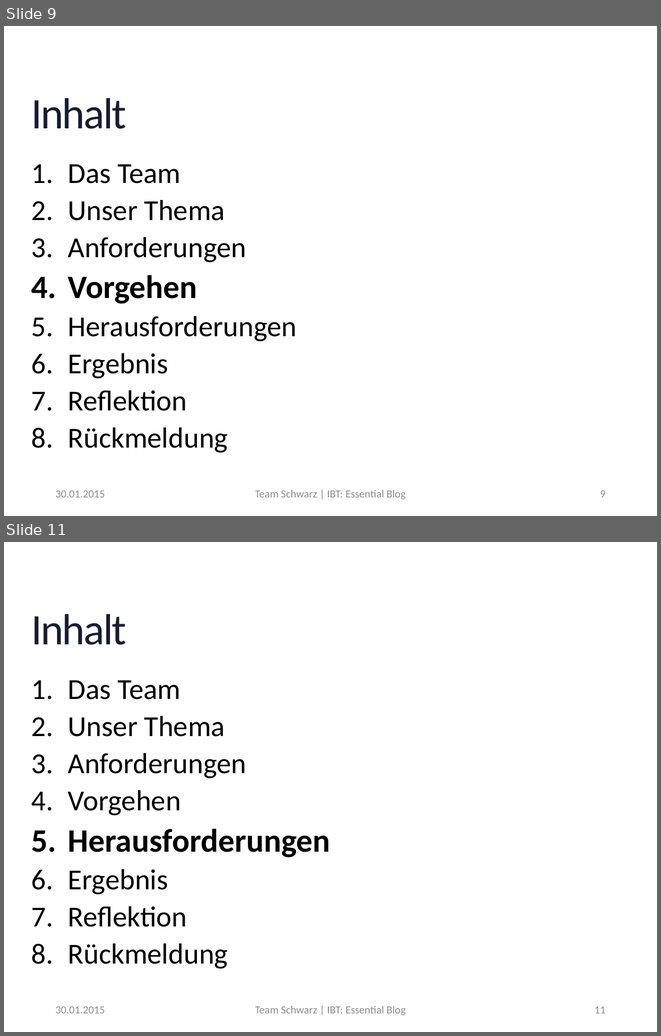
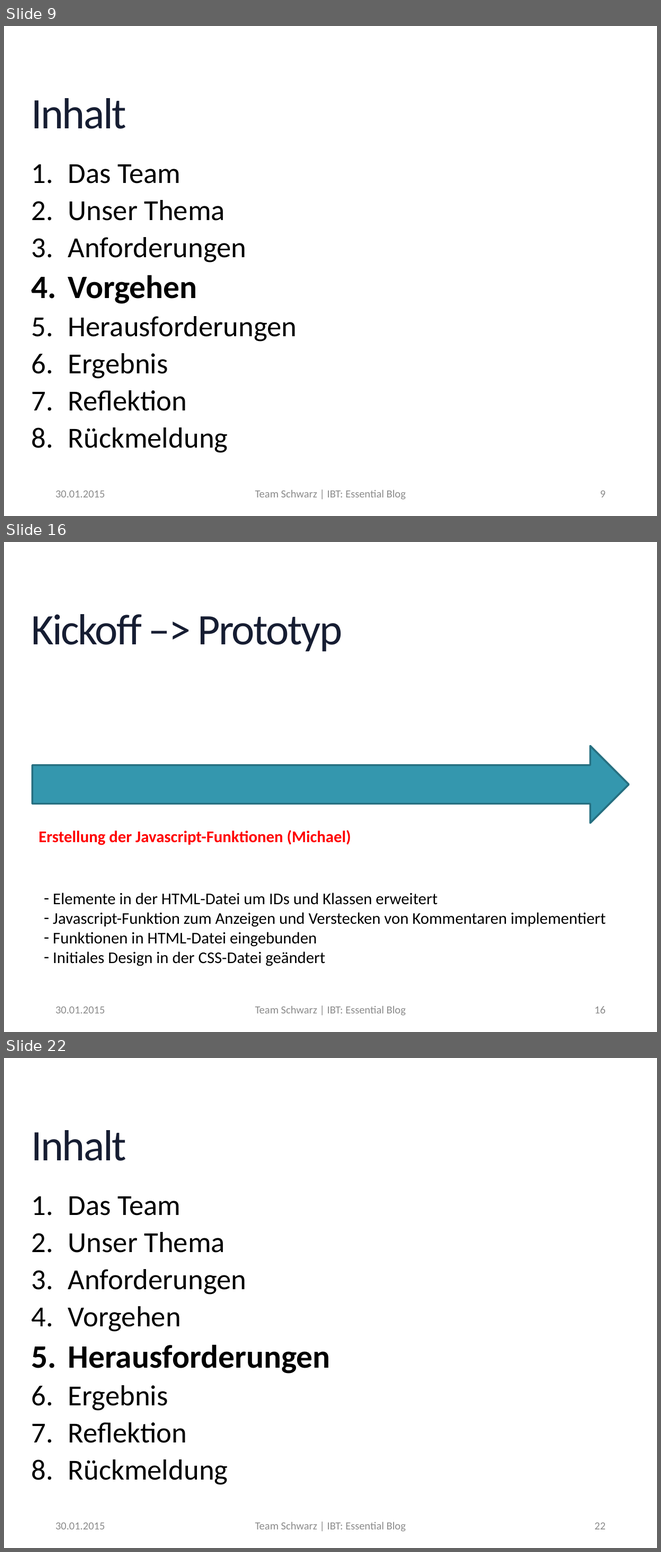
Before and after one commit to MrXXX92/EssentialBlog, a slide deck: Notizen/Präsentation_EssentialBlog.pptx. Shown one above the other, each under a label of ours: slides 9 and 11 before the commit, slides 9, 16 and 22 after it; the slides between them are not shown. The pictures are 661x1036 and 661x1552 pixels, drawn with LibreOffice and Linux fonts; fonts in the diff are those of the drawing; background and template pictures are left out. Boxes give left, top, right and bottom in pixels: in the first picture for what was removed or moved away, otherwise in the second. Text is boxed around its words. In the diff, an @@ line names an element or a change of style, - is before the commit and + after.

```diff
--- a/Notizen/Präsentation_EssentialBlog.pptx
+++ b/Notizen/Präsentation_EssentialBlog.pptx
@@ slide 16 added at (4,542,657,1032), background picture (left out) @@
@@ title added at (31,614,342,652), 48 pt, text gradient #2E59B0 to #161D32 to #000000 @@
+Kickoff –> Prototyp
@@ right arrow added at (32,746,628,823), fill #3497AE, outline #267081 2 pt @@
@@ text added at (38,830,351,845), 18 pt, text #FF0000, bold @@
+Erstellung der Javascript-Funktionen (Michael)
@@ text added at (53,892,606,966), 18 pt, text #000000 @@
+– Elemente in der HTML-Datei um IDs und Klassen erweitert
+– Javascript-Funktion zum Anzeigen und Verstecken von Kommentaren implementiert
+– Funktionen in HTML-Datei eingebunden
+– Initiales Design in der CSS-Datei geändert
@@ text added at (55,1006,105,1013), 12 pt, text #8C8C8C @@
+30.01.2015
@@ text added at (255,1006,406,1015), 12 pt, text #8C8C8C @@
+Team Schwarz | IBT: Essential Blog
@@ page number added at (594,1006,606,1013), 12 pt, text #8C8C8C @@
+16
@@ what was slide 11 is now slide 22 @@
@@ page number at (594,1522,606,1529): text changed @@
-11
+22
```
Also in this commit, not shown: 2 slides changed, 10 other slides added.
